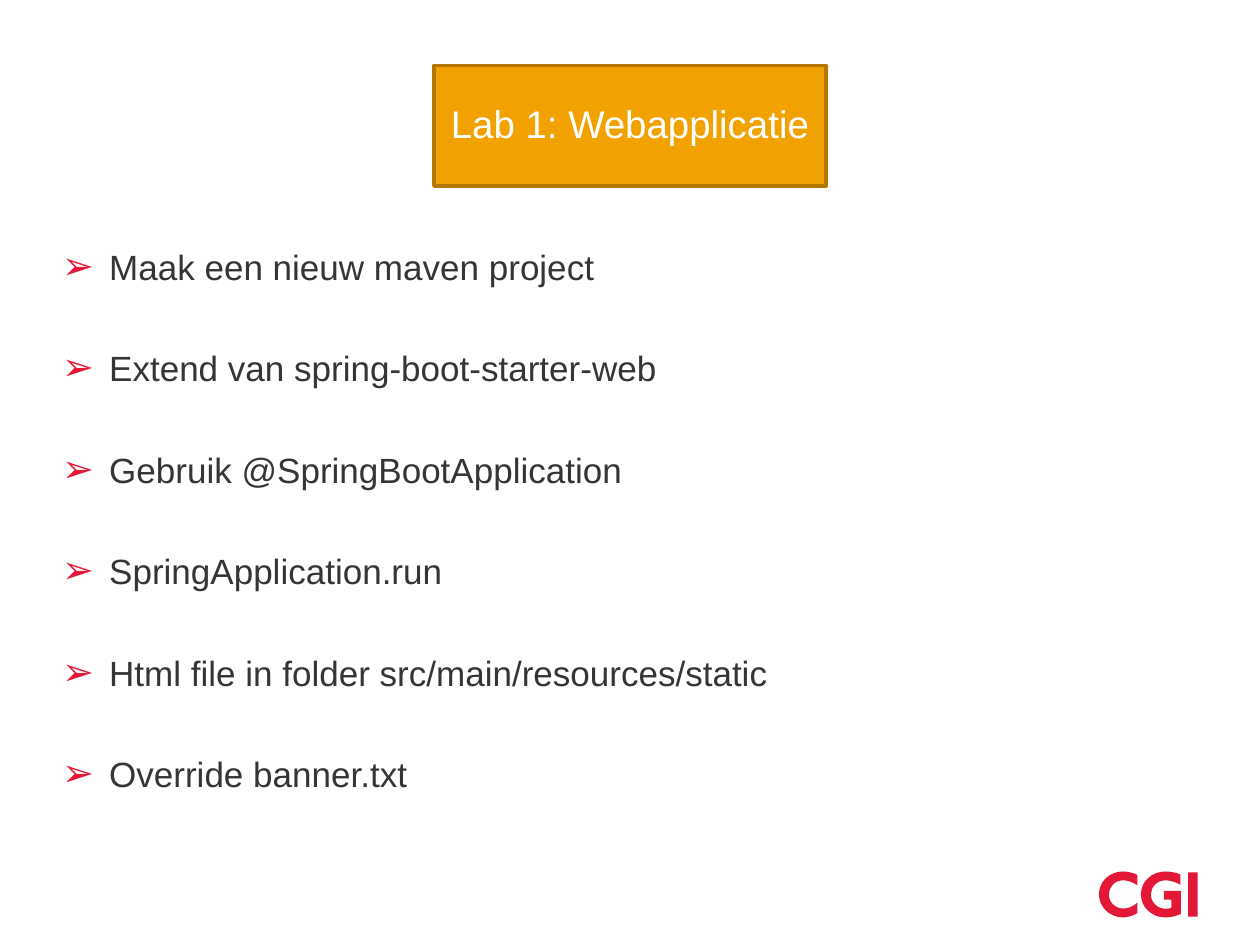
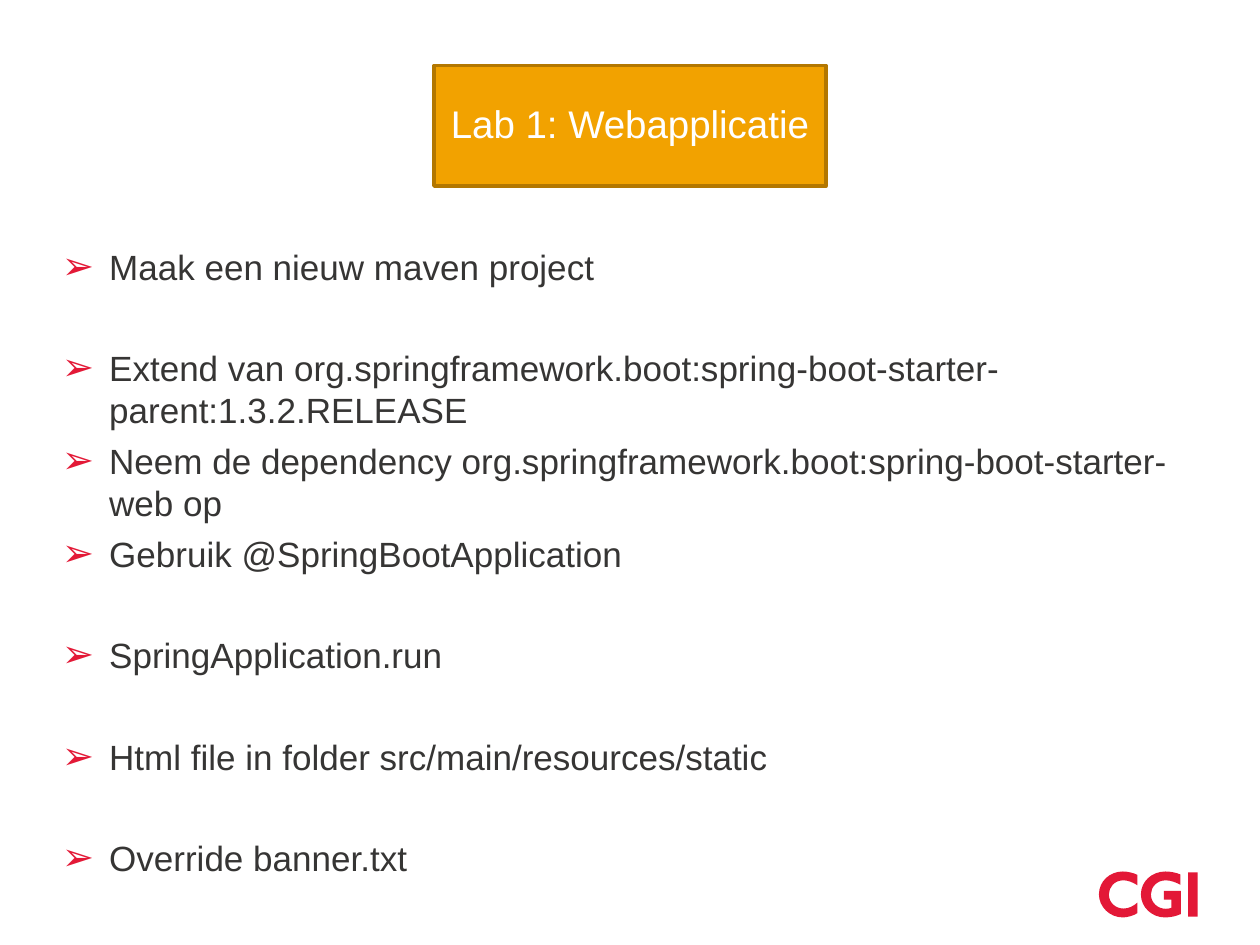
Before and after one commit to hawkeye-bot/boot, a slide deck: slide 34 of Springboot.pptx. Drawn at 1260x945 pixels with LibreOffice and Linux fonts; fonts in the diff are those of the drawing; background and template pictures are left out. Boxes give left, top, right and bottom in pixels: in the first picture for what was removed or moved away, otherwise in the second. Text is boxed around its words. In the diff, an @@ line names an element or a change of style, - is before the commit and + after.

```diff
--- a/Springboot.pptx
+++ b/Springboot.pptx
@@ text at (x1=109, y1=355, x2=1167, y2=523): text changed @@
-➢ Extend van spring-boot-starter-web
+➢ Extend van org.springframework.boot:spring-boot-starter-parent:1.3.2.RELEASE
+➢ Neem de dependency org.springframework.boot:spring-boot-starter-web op
```
Also in this commit, not shown: 1 other slide changed, 5 slides added, 1 slide removed, 9 other files.
